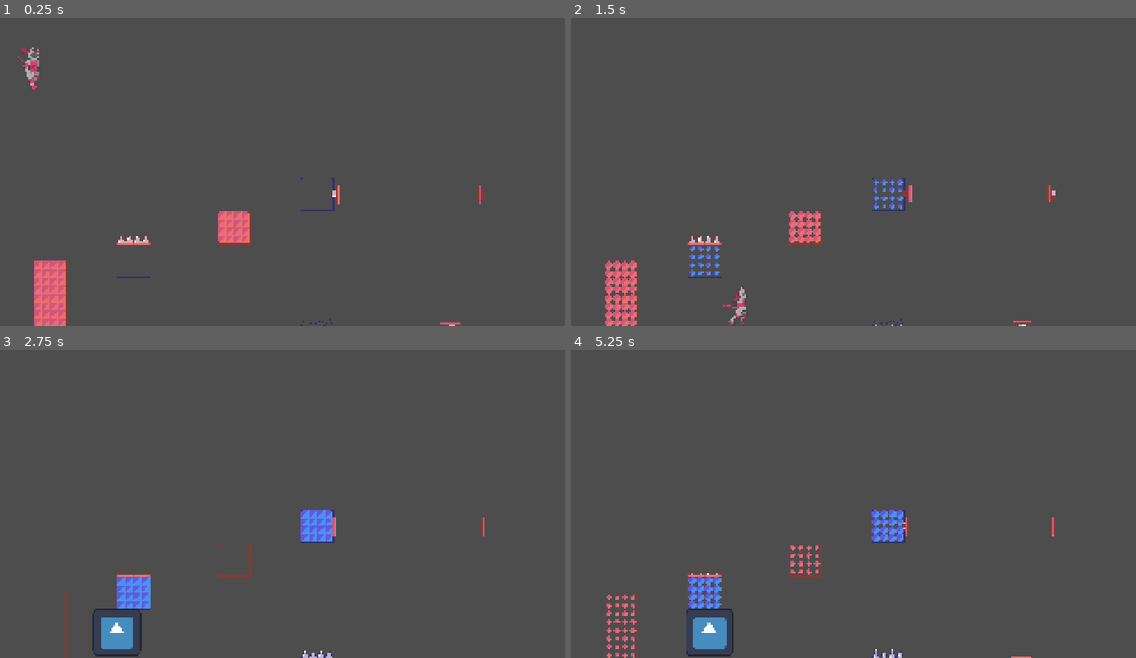
Above: before the commit, frames 1-4 (two rows, left to right).
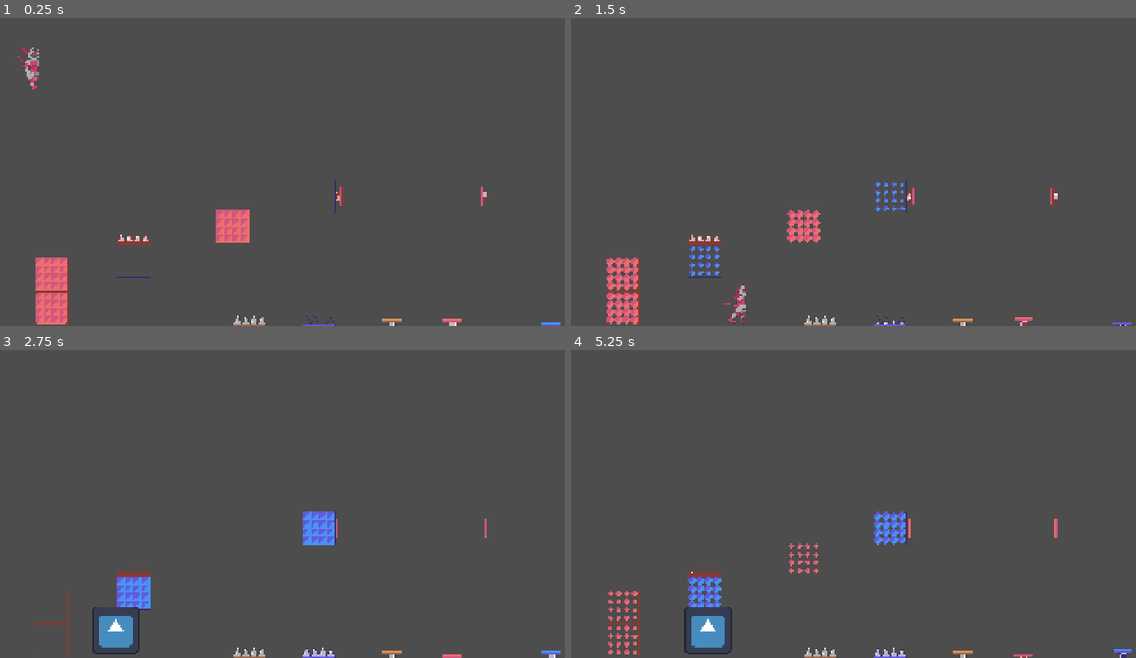
Above: after the commit, the same moments.

Repository: MatheoBrassart/The-Adventure-of-Beep-n-Boo-p
Game: Godot game, scene res://scenes/levels/level_test.tscn
Two runs of this game, one before a commit and one after it. Both use one fixed random seed, a clock stepped at 60 frames per second and the inputs below. The engine's default icon, where the game draws it, is replaced by a stand-in: a white triangle on a blue panel in a dark square.
Inputs:
- Up to frame 1 (0.25 s): no input
- Up to frame 2 (1.5 s): hold D (move_right) from 0.53 s (still down); tap Shift (switch_character) at 0.6, 1.35 s; tap Space (jump) at 0.77 s
- Up to frame 3 (2.75 s): tap Space (jump) at 1.52 s; release D (move_right) at 2.03 s; hold A (move_left) from 2.03 s (still down); tap Shift (switch_character) at 2.1 s
- Up to frame 4 (5.25 s): release A (move_left) at 2.78 s; hold D (move_right) 2.78-4.28 s; tap Shift (switch_character) every 0.75 s from 2.85 to 5.1 s; tap Space (jump) at 3.02, 3.77, 4.52 s; hold A (move_left) 4.28-5.03 s; hold D (move_right) from 5.03 s (still down)

The runs differ from the first frame. In frame 1, 1.9% of the frame differs, in the area x 6-100%, y 51-100%; in frame 2, 2.4%; in frame 3, 1.6%; in frame 4, 2.5%.

Commit message:
Pics Normal, Ressort Normal

Diff:
--- a/the-adventure-of-beep-n'-boop/project.godot
+++ b/the-adventure-of-beep-n'-boop/project.godot
@@ -33,6 +33,7 @@
 PicsChange=""
 GameInformations=""
 PlayerSpawn1=""
+RessortChange=""
 
 [input]
 
--- /dev/null
+++ b/the-adventure-of-beep-n'-boop/scenes/level design elements/pics_normal.tscn
@@ -0,0 +1,23 @@
+[gd_scene load_steps=4 format=3 uid="uid://cbx1ueo2fg2le"]
+
+[ext_resource type="Texture2D" uid="uid://ckvvf1u5nvppb" path="res://assets/BlocPicsRessortChange.png" id="1_hddpa"]
+[ext_resource type="Script" uid="uid://rtauur8iaqn4" path="res://scripts/pics_normal.gd" id="1_ogkef"]
+
+[sub_resource type="RectangleShape2D" id="RectangleShape2D_i3sln"]
+size = Vector2(14, 10)
+
+[node name="PicsNormal" type="Area2D"]
+z_index = 1
+script = ExtResource("1_ogkef")
+
+[node name="Sprite2D" type="Sprite2D" parent="."]
+texture = ExtResource("1_hddpa")
+region_enabled = true
+region_rect = Rect2(0, 396, 66, 66)
+
+[node name="CollisionShape2D" type="CollisionShape2D" parent="."]
+position = Vector2(0, 23.25)
+scale = Vector2(4, 1.25)
+shape = SubResource("RectangleShape2D_i3sln")
+
+[connection signal="body_entered" from="." to="." method="_on_body_entered"]
--- a/the-adventure-of-beep-n'-boop/scenes/level design elements/ressort_change.tscn
+++ b/the-adventure-of-beep-n'-boop/scenes/level design elements/ressort_change.tscn
@@ -1,7 +1,6 @@
-[gd_scene load_steps=31 format=3 uid="uid://dxd3i08icmkgx"]
+[gd_scene load_steps=38 format=3 uid="uid://dxd3i08icmkgx"]
 
 [ext_resource type="Script" uid="uid://c5jbydwicia22" path="res://scripts/ressort_change.gd" id="1_60jv4"]
-[ext_resource type="Texture2D" uid="uid://bsl7tx06gieow" path="res://assets/BlocChange.png" id="2_dpxw5"]
 [ext_resource type="Texture2D" uid="uid://dhu5nxoq6koll" path="res://assets/RessortChangeSpritesheet.png" id="2_nphtc"]
 
 [sub_resource type="AtlasTexture" id="AtlasTexture_sogsb"]
@@ -144,49 +143,81 @@
 "speed": 12.0
 }]
 
-[sub_resource type="AtlasTexture" id="AtlasTexture_xwi0v"]
-atlas = ExtResource("2_dpxw5")
+[sub_resource type="AtlasTexture" id="AtlasTexture_60jv4"]
+atlas = ExtResource("2_nphtc")
+region = Rect2(132, 264, 66, 66)
+
+[sub_resource type="AtlasTexture" id="AtlasTexture_mecux"]
+atlas = ExtResource("2_nphtc")
+region = Rect2(66, 264, 66, 66)
+
+[sub_resource type="AtlasTexture" id="AtlasTexture_g3r00"]
+atlas = ExtResource("2_nphtc")
+region = Rect2(0, 198, 66, 66)
+
+[sub_resource type="AtlasTexture" id="AtlasTexture_xgxjf"]
+atlas = ExtResource("2_nphtc")
+region = Rect2(66, 198, 66, 66)
+
+[sub_resource type="AtlasTexture" id="AtlasTexture_bfhre"]
+atlas = ExtResource("2_nphtc")
+region = Rect2(132, 198, 66, 66)
+
+[sub_resource type="AtlasTexture" id="AtlasTexture_3c1kv"]
+atlas = ExtResource("2_nphtc")
+region = Rect2(198, 198, 66, 66)
+
+[sub_resource type="AtlasTexture" id="AtlasTexture_76p08"]
+atlas = ExtResource("2_nphtc")
+region = Rect2(0, 198, 66, 66)
+
+[sub_resource type="AtlasTexture" id="AtlasTexture_382ie"]
+atlas = ExtResource("2_nphtc")
+region = Rect2(198, 198, 66, 66)
+
+[sub_resource type="AtlasTexture" id="AtlasTexture_u3ei8"]
+atlas = ExtResource("2_nphtc")
+region = Rect2(66, 330, 66, 66)
+
+[sub_resource type="AtlasTexture" id="AtlasTexture_xxbbl"]
+atlas = ExtResource("2_nphtc")
 region = Rect2(132, 330, 66, 66)
 
-[sub_resource type="AtlasTexture" id="AtlasTexture_otm2d"]
-atlas = ExtResource("2_dpxw5")
-region = Rect2(66, 330, 66, 66)
-
-[sub_resource type="AtlasTexture" id="AtlasTexture_canlg"]
-atlas = ExtResource("2_dpxw5")
-region = Rect2(0, 264, 66, 66)
-
-[sub_resource type="AtlasTexture" id="AtlasTexture_8l4y1"]
-atlas = ExtResource("2_dpxw5")
-region = Rect2(66, 264, 66, 66)
-
-[sub_resource type="AtlasTexture" id="AtlasTexture_2jeqn"]
-atlas = ExtResource("2_dpxw5")
-region = Rect2(132, 264, 66, 66)
-
-[sub_resource type="AtlasTexture" id="AtlasTexture_cvwk2"]
-atlas = ExtResource("2_dpxw5")
-region = Rect2(198, 264, 66, 66)
-
-[sub_resource type="AtlasTexture" id="AtlasTexture_3hvgr"]
-atlas = ExtResource("2_dpxw5")
-region = Rect2(0, 264, 66, 66)
-
-[sub_resource type="AtlasTexture" id="AtlasTexture_uy4py"]
-atlas = ExtResource("2_dpxw5")
-region = Rect2(198, 264, 66, 66)
+[sub_resource type="AtlasTexture" id="AtlasTexture_o2qtp"]
+atlas = ExtResource("2_nphtc")
+region = Rect2(198, 330, 66, 66)
+
+[sub_resource type="AtlasTexture" id="AtlasTexture_vxfxv"]
+atlas = ExtResource("2_nphtc")
+region = Rect2(264, 330, 66, 66)
+
+[sub_resource type="AtlasTexture" id="AtlasTexture_px3aj"]
+atlas = ExtResource("2_nphtc")
+region = Rect2(330, 330, 66, 66)
+
+[sub_resource type="AtlasTexture" id="AtlasTexture_dwecd"]
+atlas = ExtResource("2_nphtc")
+region = Rect2(396, 330, 66, 66)
+
+[sub_resource type="AtlasTexture" id="AtlasTexture_xe4pr"]
+atlas = ExtResource("2_nphtc")
+region = Rect2(462, 330, 66, 66)
+
+[sub_resource type="AtlasTexture" id="AtlasTexture_nbyjp"]
+atlas = ExtResource("2_nphtc")
+region = Rect2(0, 198, 66, 66)
 
 [sub_resource type="SpriteFrames" id="SpriteFrames_hrs60"]
 animations = [{
 "frames": [{
 "duration": 1.0,
-"texture": SubResource("AtlasTexture_xwi0v")
-}, {
-"duration": 1.0,
-"texture": SubResource("AtlasTexture_otm2d")
-}, {
-"duration": 1.0,
-"texture": SubResource("AtlasTexture_canlg")
+"texture": SubResource("AtlasTexture_60jv4")
+}, {
+"duration": 1.0,
+"texture": SubResource("AtlasTexture_mecux")
+}, {
+"duration": 1.0,
+"texture": SubResource("AtlasTexture_g3r00")
 }],
 "loop": false,
 "name": &"activating",
@@ -194,13 +225,13 @@
 }, {
 "frames": [{
 "duration": 1.0,
-"texture": SubResource("AtlasTexture_8l4y1")
-}, {
-"duration": 1.0,
-"texture": SubResource("AtlasTexture_2jeqn")
-}, {
-"duration": 1.0,
-"texture": SubResource("AtlasTexture_cvwk2")
+"texture": SubResource("AtlasTexture_xgxjf")
+}, {
+"duration": 1.0,
+"texture": SubResource("AtlasTexture_bfhre")
+}, {
+"duration": 1.0,
+"texture": SubResource("AtlasTexture_3c1kv")
 }],
 "loop": false,
 "name": &"deactivating",
@@ -208,7 +239,7 @@
 }, {
 "frames": [{
 "duration": 1.0,
-"texture": SubResource("AtlasTexture_3hvgr")
+"texture": SubResource("AtlasTexture_76p08")
 }],
 "loop": false,
 "name": &"defaultActive",
@@ -216,17 +247,46 @@
 }, {
 "frames": [{
 "duration": 1.0,
-"texture": SubResource("AtlasTexture_uy4py")
+"texture": SubResource("AtlasTexture_382ie")
 }],
 "loop": false,
 "name": &"defaultInactive",
+"speed": 12.0
+}, {
+"frames": [{
+"duration": 1.0,
+"texture": SubResource("AtlasTexture_u3ei8")
+}, {
+"duration": 1.0,
+"texture": SubResource("AtlasTexture_xxbbl")
+}, {
+"duration": 1.0,
+"texture": SubResource("AtlasTexture_o2qtp")
+}, {
+"duration": 1.0,
+"texture": SubResource("AtlasTexture_vxfxv")
+}, {
+"duration": 1.0,
+"texture": SubResource("AtlasTexture_px3aj")
+}, {
+"duration": 1.0,
+"texture": SubResource("AtlasTexture_dwecd")
+}, {
+"duration": 1.0,
+"texture": SubResource("AtlasTexture_xe4pr")
+}, {
+"duration": 1.0,
+"texture": SubResource("AtlasTexture_nbyjp")
+}],
+"loop": false,
+"name": &"used",
 "speed": 12.0
 }]
 
 [sub_resource type="RectangleShape2D" id="RectangleShape2D_i3sln"]
 size = Vector2(9.5, 10.4)
 
-[node name="RessortChange" type="Area2D" groups=["PicsChange"]]
+[node name="RessortChange" type="Area2D" groups=["RessortChange"]]
 z_index = 1
 script = ExtResource("1_60jv4")
 
@@ -235,9 +295,9 @@
 animation = &"defaultActive"
 
 [node name="AnimatedSprite2DRessortChangeBoop" type="AnimatedSprite2D" parent="."]
-visible = false
+position = Vector2(1, 0)
 sprite_frames = SubResource("SpriteFrames_hrs60")
-animation = &"activating"
+animation = &"used"
 
 [node name="CollisionShape2D" type="CollisionShape2D" parent="."]
 position = Vector2(4.7683716e-07, 26.5)
--- /dev/null
+++ b/the-adventure-of-beep-n'-boop/scenes/level design elements/ressort_normal.tscn
@@ -0,0 +1,99 @@
+[gd_scene load_steps=14 format=3 uid="uid://bqklsg5jjjxdq"]
+
+[ext_resource type="Script" uid="uid://d3ns587kubvpr" path="res://scripts/ressort_normal.gd" id="1_uaena"]
+[ext_resource type="Texture2D" uid="uid://dhu5nxoq6koll" path="res://assets/RessortChangeSpritesheet.png" id="2_d7anx"]
+
+[sub_resource type="AtlasTexture" id="AtlasTexture_fo0ih"]
+atlas = ExtResource("2_d7anx")
+region = Rect2(0, 396, 66, 66)
+
+[sub_resource type="AtlasTexture" id="AtlasTexture_uaena"]
+atlas = ExtResource("2_d7anx")
+region = Rect2(66, 528, 66, 66)
+
+[sub_resource type="AtlasTexture" id="AtlasTexture_d7anx"]
+atlas = ExtResource("2_d7anx")
+region = Rect2(132, 528, 66, 66)
+
+[sub_resource type="AtlasTexture" id="AtlasTexture_c7gx2"]
+atlas = ExtResource("2_d7anx")
+region = Rect2(198, 528, 66, 66)
+
+[sub_resource type="AtlasTexture" id="AtlasTexture_rrt6q"]
+atlas = ExtResource("2_d7anx")
+region = Rect2(264, 528, 66, 66)
+
+[sub_resource type="AtlasTexture" id="AtlasTexture_581wm"]
+atlas = ExtResource("2_d7anx")
+region = Rect2(330, 528, 66, 66)
+
+[sub_resource type="AtlasTexture" id="AtlasTexture_k8yse"]
+atlas = ExtResource("2_d7anx")
+region = Rect2(396, 528, 66, 66)
+
+[sub_resource type="AtlasTexture" id="AtlasTexture_kqkdi"]
+atlas = ExtResource("2_d7anx")
+region = Rect2(462, 528, 66, 66)
+
+[sub_resource type="AtlasTexture" id="AtlasTexture_rpbm0"]
+atlas = ExtResource("2_d7anx")
+region = Rect2(0, 396, 66, 66)
+
+[sub_resource type="SpriteFrames" id="SpriteFrames_uaena"]
+animations = [{
+"frames": [{
+"duration": 1.0,
+"texture": SubResource("AtlasTexture_fo0ih")
+}],
+"loop": false,
+"name": &"default",
+"speed": 12.0
+}, {
+"frames": [{
+"duration": 1.0,
+"texture": SubResource("AtlasTexture_uaena")
+}, {
+"duration": 1.0,
+"texture": SubResource("AtlasTexture_d7anx")
+}, {
+"duration": 1.0,
+"texture": SubResource("AtlasTexture_c7gx2")
+}, {
+"duration": 1.0,
+"texture": SubResource("AtlasTexture_rrt6q")
+}, {
+"duration": 1.0,
+"texture": SubResource("AtlasTexture_581wm")
+}, {
+"duration": 1.0,
+"texture": SubResource("AtlasTexture_k8yse")
+}, {
+"duration": 1.0,
+"texture": SubResource("AtlasTexture_kqkdi")
+}, {
+"duration": 1.0,
+"texture": SubResource("AtlasTexture_rpbm0")
+}],
+"loop": false,
+"name": &"used",
+"speed": 12.0
+}]
+
+[sub_resource type="RectangleShape2D" id="RectangleShape2D_i3sln"]
+size = Vector2(9.5, 10.4)
+
+[node name="RessortNormal" type="Area2D"]
+z_index = 1
+script = ExtResource("1_uaena")
+
+[node name="AnimatedSprite2D" type="AnimatedSprite2D" parent="."]
+position = Vector2(1, 0)
+sprite_frames = SubResource("SpriteFrames_uaena")
+animation = &"used"
+
+[node name="CollisionShape2D" type="CollisionShape2D" parent="."]
+position = Vector2(4.7683716e-07, 26.5)
+scale = Vector2(4, 1.25)
+shape = SubResource("RectangleShape2D_i3sln")
+
+[connection signal="body_entered" from="." to="." method="_on_body_entered"]
--- a/the-adventure-of-beep-n'-boop/scenes/levels/level_test.tscn
+++ b/the-adventure-of-beep-n'-boop/scenes/levels/level_test.tscn
@@ -1,10 +1,12 @@
-[gd_scene load_steps=7 format=3 uid="uid://ehcj0v1qs0ab"]
+[gd_scene load_steps=9 format=3 uid="uid://ehcj0v1qs0ab"]
 
 [ext_resource type="PackedScene" uid="uid://bpyurbx843djn" path="res://scenes/player.tscn" id="1_jp5fc"]
 [ext_resource type="PackedScene" uid="uid://b0c3ta4epvr3w" path="res://scenes/level design elements/pics_change.tscn" id="2_4ptlp"]
 [ext_resource type="PackedScene" uid="uid://bkfqv7f3qk1lj" path="res://scenes/level design elements/bloc_change.tscn" id="3_ycf23"]
 [ext_resource type="PackedScene" uid="uid://dxd3i08icmkgx" path="res://scenes/level design elements/ressort_change.tscn" id="4_4ptlp"]
 [ext_resource type="PackedScene" uid="uid://dk0vp307e0hmr" path="res://scenes/level design elements/level_switcher.tscn" id="5_ycf23"]
+[ext_resource type="PackedScene" uid="uid://cbx1ueo2fg2le" path="res://scenes/level design elements/pics_normal.tscn" id="6_uh3ll"]
+[ext_resource type="PackedScene" uid="uid://bqklsg5jjjxdq" path="res://scenes/level design elements/ressort_normal.tscn" id="7_4lw2e"]
 
 [sub_resource type="WorldBoundaryShape2D" id="WorldBoundaryShape2D_e73ws"]
 
@@ -36,45 +38,52 @@
 position = Vector2(-31, 620)
 
 [node name="CollisionShape2D" type="CollisionShape2D" parent="StaticBody2D"]
+position = Vector2(-1, -4)
 shape = SubResource("WorldBoundaryShape2D_e73ws")
 
 [node name="Level elements" type="Node2D" parent="."]
 
 [node name="PicsChangeBeep" parent="Level elements" instance=ExtResource("2_4ptlp")]
-position = Vector2(248, 434)
+position = Vector2(248, 432)
 
 [node name="BlocChangeBeep2" parent="Level elements" instance=ExtResource("3_ycf23")]
 position = Vector2(248, 496)
 WHICH_CHARACTER_IS_IT = 1
 
 [node name="BlocChangeBeep" parent="Level elements" instance=ExtResource("3_ycf23")]
-position = Vector2(93, 589)
+position = Vector2(96, 584)
 
 [node name="PicsChangeBeep2" parent="Level elements" instance=ExtResource("2_4ptlp")]
-position = Vector2(589, 589)
+position = Vector2(592, 584)
 WHICH_CHARACTER_IS_IT = 1
 
 [node name="BlocChange" parent="Level elements" instance=ExtResource("3_ycf23")]
-position = Vector2(434, 434)
+position = Vector2(432, 432)
 
 [node name="BlocChange2" parent="Level elements" instance=ExtResource("3_ycf23")]
-position = Vector2(589, 372)
+position = Vector2(592, 376)
 WHICH_CHARACTER_IS_IT = 1
 
 [node name="RessortChange" parent="Level elements" instance=ExtResource("4_4ptlp")]
-position = Vector2(837, 589)
+position = Vector2(840, 584)
 
 [node name="RessortChange2" parent="Level elements" instance=ExtResource("4_4ptlp")]
-position = Vector2(1023, 589)
+position = Vector2(1024, 584)
 WHICH_CHARACTER_IS_IT = 1
 
 [node name="RessortChange3" parent="Level elements" instance=ExtResource("4_4ptlp")]
-position = Vector2(651, 372)
+position = Vector2(656, 376)
 rotation = 1.5707964
 
 [node name="RessortChange4" parent="Level elements" instance=ExtResource("4_4ptlp")]
-position = Vector2(868, 372)
+position = Vector2(872, 376)
 rotation = -1.5707964
 
 [node name="BlocChange3" parent="Level elements" instance=ExtResource("3_ycf23")]
-position = Vector2(93, 527)
+position = Vector2(96, 520)
+
+[node name="PicsNormal" parent="Level elements" instance=ExtResource("6_uh3ll")]
+position = Vector2(464, 584)
+
+[node name="RessortNormal" parent="Level elements" instance=ExtResource("7_4lw2e")]
+position = Vector2(728, 584)
--- a/the-adventure-of-beep-n'-boop/scripts/game_informations.gd
+++ b/the-adventure-of-beep-n'-boop/scripts/game_informations.gd
@@ -23,6 +23,10 @@
 		for i in listOfPicsChanges:
 			i.switch_state()
 
+		listOfPicsChanges = get_tree().get_nodes_in_group("RessortChange")
+		for i in listOfPicsChanges:
+			i.switch_state()
+
 		listOfPlayer = get_tree().get_nodes_in_group("Player")
 		for i in listOfPlayer:
 			i.switch_character()
--- /dev/null
+++ b/the-adventure-of-beep-n'-boop/scripts/pics_normal.gd
@@ -0,0 +1,8 @@
+extends Area2D
+
+
+func _on_body_entered(body: Node2D) -> void:
+
+	# Kills the player when they touch them
+	if body.is_in_group("Player") == true:
+		body.player_death.call_deferred()
--- /dev/null
+++ b/the-adventure-of-beep-n'-boop/scripts/ressort_normal.gd
@@ -0,0 +1,26 @@
+extends Area2D
+
+@onready var animatedSprite2D: AnimatedSprite2D = $AnimatedSprite2D
+@onready var ressortNormal2D: Area2D = $"."
+
+# Power of the ressort
+const RESSORT_VELOCITY = 900.0
+
+
+func _ready() -> void:
+
+	animatedSprite2D.play("default")
+
+
+func _on_body_entered(body: Node2D) -> void:
+
+	# Bounce the player when it touches it. Direction depends on its rotation.
+	if body.is_in_group("Player") == true:
+		animatedSprite2D.play("used")
+		body.hit_ressort()
+		if ressortNormal2D.rotation_degrees == 0:
+			body.velocity.y = RESSORT_VELOCITY * -1
+		elif ressortNormal2D.rotation_degrees == 90:
+			body.velocity.x = move_toward(body.velocity.x, RESSORT_VELOCITY, RESSORT_VELOCITY )
+		elif ressortNormal2D.rotation_degrees == -90:
+			body.velocity.x = move_toward(body.velocity.x, RESSORT_VELOCITY * -1, RESSORT_VELOCITY)
Not shown, added: the-adventure-of-beep-n'-boop/scripts/pics_normal.gd.uid
Not shown, added: the-adventure-of-beep-n'-boop/scripts/ressort_normal.gd.uid
